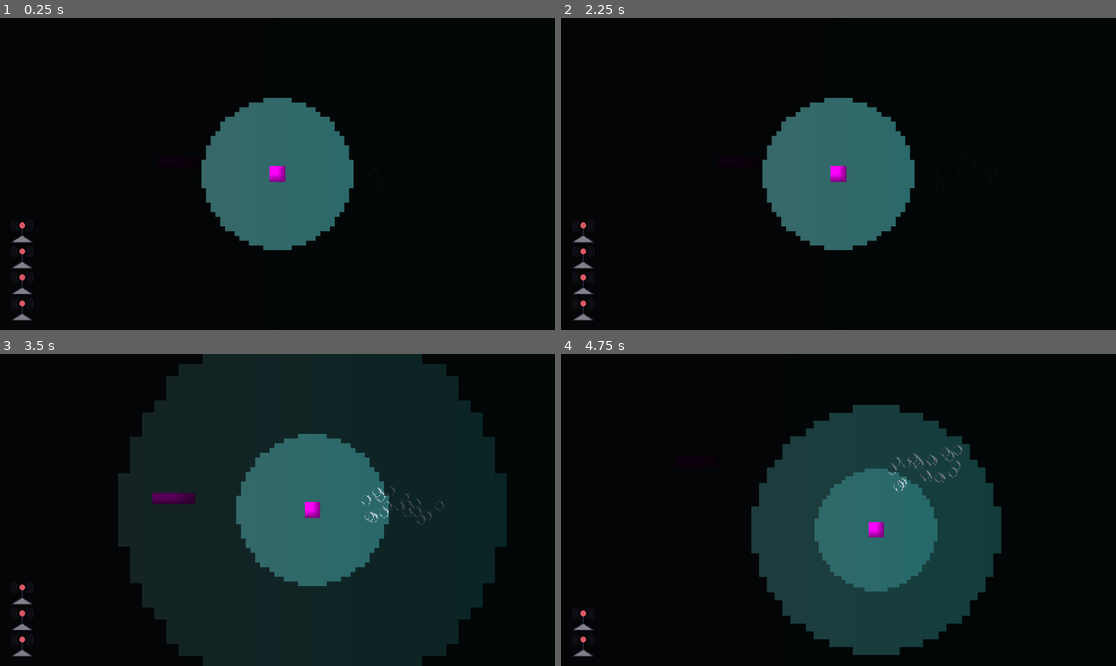
Above: before the commit, frames 1-4 (two rows, left to right).
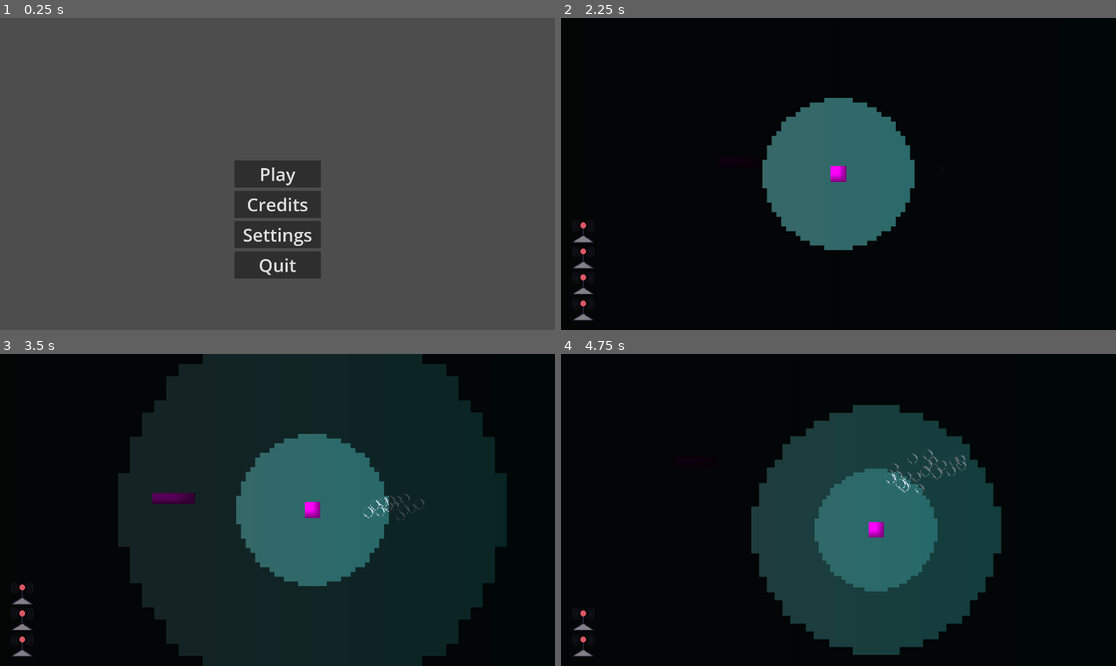
Above: after the commit, the same moments.

Repository: Meemog/LudumDare59
Game: Godot game, scene res://Scenes/main_menu.tscn
The game is run twice, just before and just after one commit, with the same random seed, the same clock (stepped at 60 frames per second) and the same inputs. Before the commit the project starts from res://Scenes/main.tscn.
Inputs (mouse positions are in pixels of both pictures, inside the frame that each line leads up to):
- Up to frame 1 (0.25 s): no input
- Up to frame 2 (2.25 s): click (838, 205) at 0.5 s, where only the run after the commit has a clickable "Credits"; click (838, 233) at 1.25 s, where only the run after the commit has a clickable "Settings"; click (838, 174) at 2 s, where only the run after the commit has a clickable "Play"
- Up to frame 3 (3.5 s): tap Enter at 2.75 s; hold D (right) from 2.78 s (still down); hold Space (personal_sonar) from 2.78 s (still down)
- Up to frame 4 (4.75 s): release D (right) at 3.53 s; release Space (personal_sonar) at 3.53 s; hold S (down) 3.53-4.28 s; tap Space (personal_sonar) at 3.6 s; hold D (right) from 4.28 s (still down); hold Space (personal_sonar) from 4.28 s (still down)

The runs differ from the first frame. In frame 1, 100% of the frame differs, in the area x 0-100%, y 0-100%; in frame 2, less than 0.1%; in frame 3, 0.3%; in frame 4, 0.4%.

Commit message:
Added main menu

Diff:
--- a/Scenes/main_menu.gd
+++ b/Scenes/main_menu.gd
@@ -4,3 +4,12 @@
 
 func _on_play_button_pressed() -> void:
     get_tree().change_scene_to_packed(play_scene)
+
+func _on_credits_button_pressed() -> void:
+    pass # Replace with function body.
+
+func _on_settings_button_pressed() -> void:
+    pass # Replace with function body.
+
+func _on_quit_button_pressed() -> void:
+    get_tree().quit()
--- a/Scenes/main_menu.tscn
+++ b/Scenes/main_menu.tscn
@@ -43,4 +43,97 @@
 theme_override_font_sizes/font_size = 62
 text = "Play"
 
+[node name="Credits" type="Control" parent="." unique_id=225018755]
+layout_mode = 1
+anchors_preset = 8
+anchor_left = 0.5
+anchor_top = 0.5
+anchor_right = 0.5
+anchor_bottom = 0.5
+offset_left = -170.0
+offset_top = 28.0
+offset_right = 171.0
+offset_bottom = 182.0
+grow_horizontal = 2
+grow_vertical = 2
+
+[node name="Button" type="Button" parent="Credits" unique_id=788128712]
+layout_mode = 1
+anchors_preset = 8
+anchor_left = 0.5
+anchor_top = 0.5
+anchor_right = 0.5
+anchor_bottom = 0.5
+offset_left = -149.5
+offset_top = -44.5
+offset_right = 149.5
+offset_bottom = 44.5
+grow_horizontal = 2
+grow_vertical = 2
+theme_override_font_sizes/font_size = 62
+text = "Credits"
+
+[node name="Settings" type="Control" parent="." unique_id=440449435]
+layout_mode = 1
+anchors_preset = 8
+anchor_left = 0.5
+anchor_top = 0.5
+anchor_right = 0.5
+anchor_bottom = 0.5
+offset_left = -170.5
+offset_top = 133.0
+offset_right = 170.5
+offset_bottom = 287.0
+grow_horizontal = 2
+grow_vertical = 2
+
+[node name="Button" type="Button" parent="Settings" unique_id=2130945096]
+layout_mode = 1
+anchors_preset = 8
+anchor_left = 0.5
+anchor_top = 0.5
+anchor_right = 0.5
+anchor_bottom = 0.5
+offset_left = -149.5
+offset_top = -44.5
+offset_right = 149.5
+offset_bottom = 44.5
+grow_horizontal = 2
+grow_vertical = 2
+theme_override_font_sizes/font_size = 62
+text = "Settings"
+
+[node name="Quit" type="Control" parent="." unique_id=1258272099]
+layout_mode = 1
+anchors_preset = 8
+anchor_left = 0.5
+anchor_top = 0.5
+anchor_right = 0.5
+anchor_bottom = 0.5
+offset_left = -170.5
+offset_top = 238.0
+offset_right = 170.5
+offset_bottom = 392.0
+grow_horizontal = 2
+grow_vertical = 2
+
+[node name="Button" type="Button" parent="Quit" unique_id=713652934]
+layout_mode = 1
+anchors_preset = 8
+anchor_left = 0.5
+anchor_top = 0.5
+anchor_right = 0.5
+anchor_bottom = 0.5
+offset_left = -149.5
+offset_top = -44.5
+offset_right = 149.5
+offset_bottom = 44.5
+grow_horizontal = 2
+grow_vertical = 2
+theme_override_font_sizes/font_size = 62
+text = "Quit"
+
 [connection signal="pressed" from="Play/Button" to="." method="_on_play_button_pressed"]
+[connection signal="pressed" from="Credits/Button" to="." method="_on_credits_button_pressed"]
+[connection signal="pressed" from="Settings/Button" to="." method="_on_settings_button_pressed"]
+[connection signal="pressed" from="Quit/Button" to="." method="_on_quit_button_pressed"]
--- a/project.godot
+++ b/project.godot
@@ -11,9 +11,13 @@
 [application]
 
 config/name="FurryGameJamGame"
-run/main_scene="uid://b45u0odr2ptkv"
+run/main_scene="uid://rm0e0lprcjn5"
 config/features=PackedStringArray("4.6", "Forward Plus")
 config/icon="res://icon.svg"
+
+[audio]
+
+buses/default_bus_layout="uid://b1nmfkpwdtol7"
 
 [display]
 
